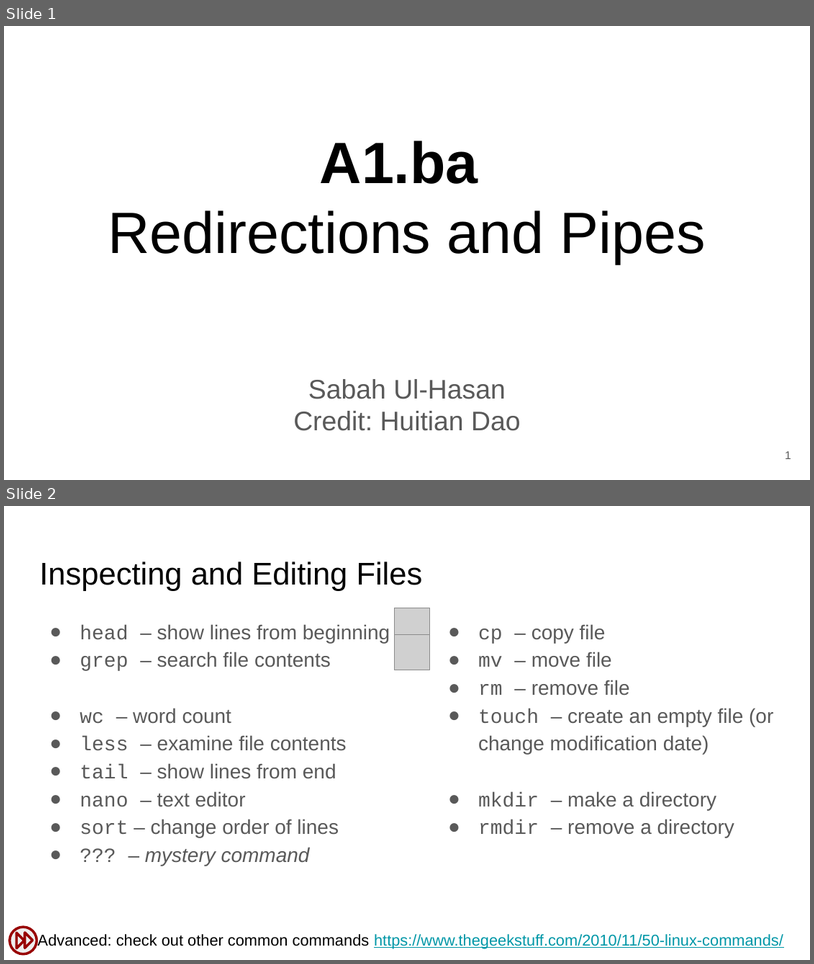
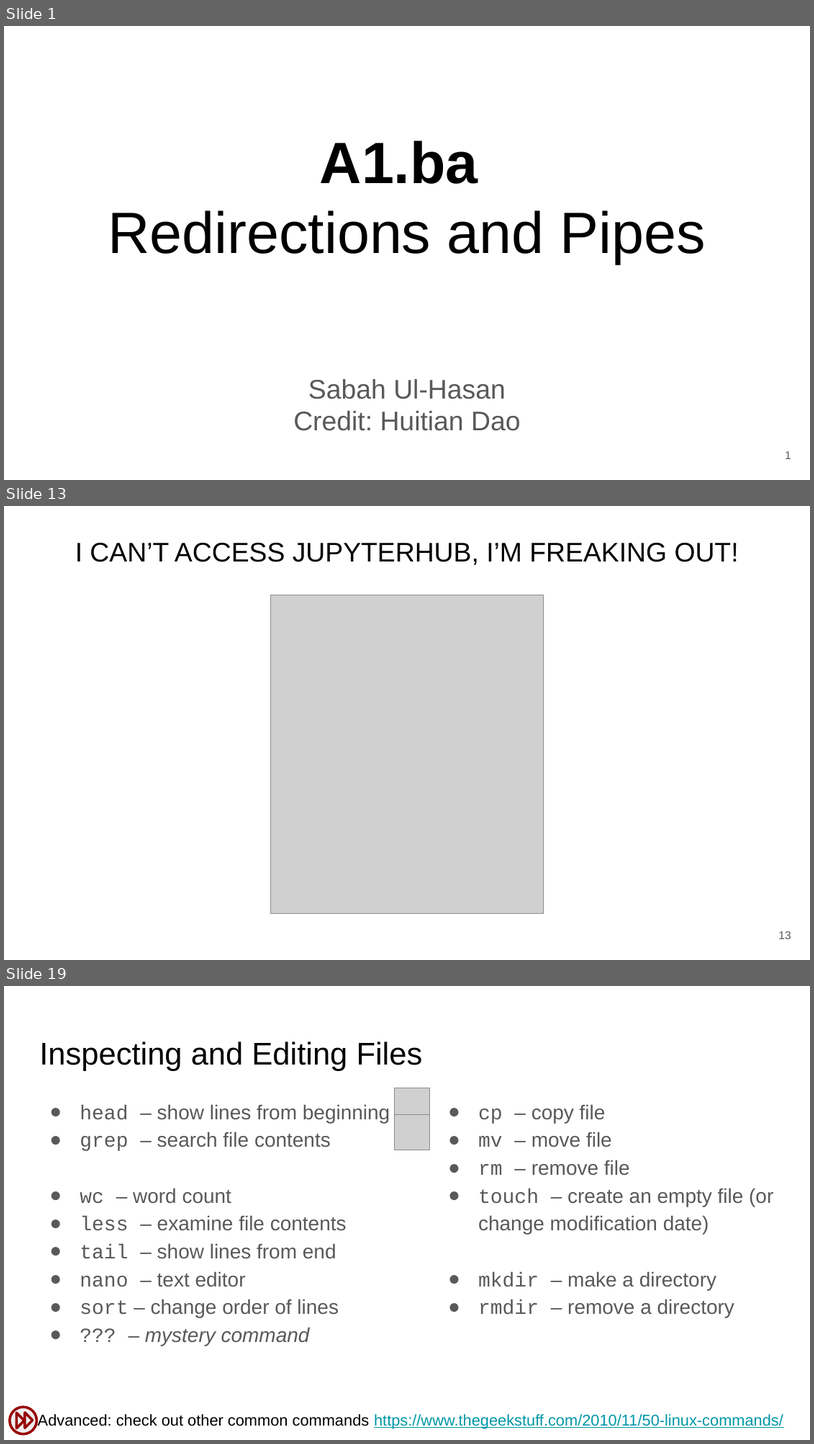
Before and after one commit to SuLab/Applied-Bioinformatics, a slide deck: Lectures/A1.b_Bash-redirections-pipes.pptx. Shown one above the other, each under a label of ours: slides 1 and 2 before the commit, slides 1, 13 and 19 after it; the slides between them are not shown. The pictures are 814x964 and 814x1444 pixels, drawn with LibreOffice and Linux fonts; fonts in the diff are those of the drawing; grey boxes stand for pictures. Boxes give left, top, right and bottom in pixels: in the first picture for what was removed or moved away, otherwise in the second. Text is boxed around its words. In the diff, an @@ line names an element or a change of style, - is before the commit and + after.

```diff
--- a/Lectures/A1.b_Bash-redirections-pipes.pptx
+++ b/Lectures/A1.b_Bash-redirections-pipes.pptx
@@ slide 13 added at (x1=4, y1=506, x2=810, y2=960), background #FFFFFF @@
@@ title added at (x1=75, y1=543, x2=739, y2=565), 24 pt, text #000000 @@
+I CAN’T ACCESS JUPYTERHUB, I’M FREAKING OUT!
@@ picture added at (x1=271, y1=595, x2=543, y2=914) @@
@@ page number added at (x1=779, y1=931, x2=791, y2=939), 10 pt, text #595959 @@
+13
@@ what was slide 2 is now slide 19 @@
```
Also in this commit, not shown: 1 slide changed, 17 other slides added, 1 slide removed.
